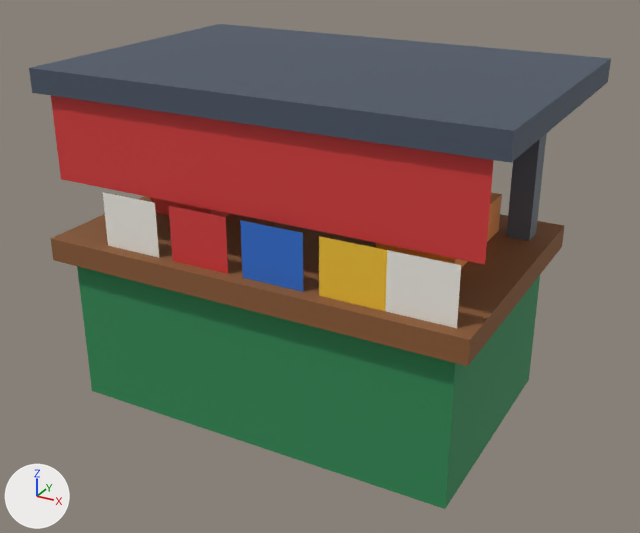
Two versions of the glTF model public/models/props/newsstand.glb, one commit apart.
Before and after are seen from a 50 mm lens placed at (0.262, -0.467, 0.325), pointed at (0.003, 0.006, 0.089). The lights are fixed; the arrows at lower left show +X, +Y and +Z. The picture after the commit comes second.

The older version as bpy lines, for what is in view:
```python
mat_wall_green = bpy.data.materials.new('wall_green')
mat_wall_green.use_nodes = True; mat_wall_green.node_tree.nodes.clear()
_N = mat_wall_green.node_tree.nodes; _L = mat_wall_green.node_tree.links
n0 = _N.new('ShaderNodeBsdfPrincipled'); n0.name = 'Principled BSDF'
n0.inputs[2].default_value = 0.75  # 'Roughness'
n1 = _N.new('ShaderNodeOutputMaterial'); n1.name = 'Material Output'
n2 = _N.new('ShaderNodeMix'); n2.name = 'Mix'
n2.data_type = 'RGBA'
n2.blend_type = 'MULTIPLY'
n2.inputs[0].default_value = 1.0  # 'Factor'
n2.inputs[7].default_value = (0.0284, 0.254, 0.0908, 1.0)  # 'B', green #2f8a55
n3 = _N.new('ShaderNodeVertexColor'); n3.name = 'Color Attribute'
_L.new(n0.outputs[0], n1.inputs[0])  # 'BSDF' to 'Surface'
_L.new(n2.outputs[2], n0.inputs[0])  # 'Result' to 'Base Color'
_L.new(n3.outputs[0], n2.inputs[6])  # 'Color' to 'A'
me_newsstand = bpy.data.meshes.new('newsstand')
me_newsstand.from_pydata(...)  # 78 vertices, 82 faces; spans x -0.15..0.15, y -0.09..0.12, z 0.0..0.22
me_newsstand.materials.append(mat_wall_green)
me_newsstand.materials.append(mat_bench_wood)
me_newsstand.materials.append(mat_metal_dark)
me_newsstand.materials.append(mat_roof_slate)
me_newsstand.materials.append(mat_sign_red)
me_newsstand.materials.append(mat_white)
me_newsstand.materials.append(mat_sign_blue)
me_newsstand.materials.append(mat_flower_yellow)
me_newsstand.materials.append(mat_flower_red)
me_newsstand.materials.append(mat_sign_orange)
ob_newsstand = bpy.data.objects.new('newsstand', me_newsstand)
ob_newsstand.location = (0.0, 0.0, 0.0)
```
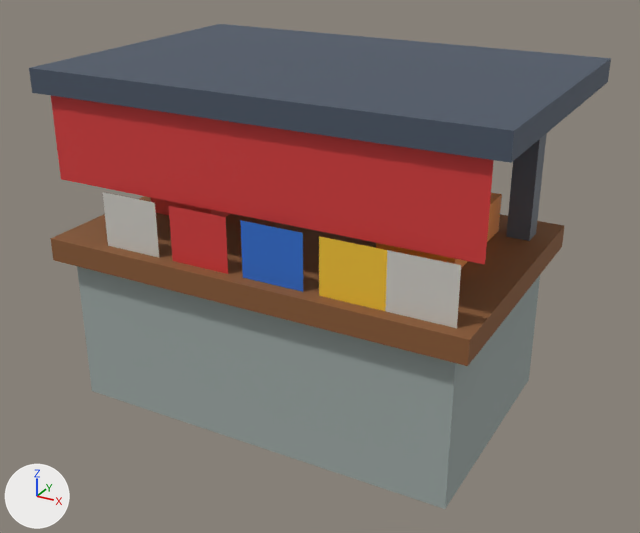
What differs and where, as boxes [x1, y1, x2, y2] in the pictures (640 x 533 px):
```json
{"object": "newsstand", "change": "surface changed", "before": [75, 192, 541, 509], "after": [75, 192, 541, 509], "on screen": "green to grey"}
```

Edits to the scene script, one JSON object a line:
```json
{"block": "mat_wall_green", "where": "n2 = _N.new('ShaderNodeMix'); n2.name = 'Mix'"}
{"op": "set", "path": "n2.inputs[7].default_value", "old": "(0.0284, 0.254, 0.0908, 1.0)", "new": "(0.342, 0.397, 0.381, 1.0)", "note": "'B', green #2f8a55 -> 'B', grey #9ea9a6"}
```
